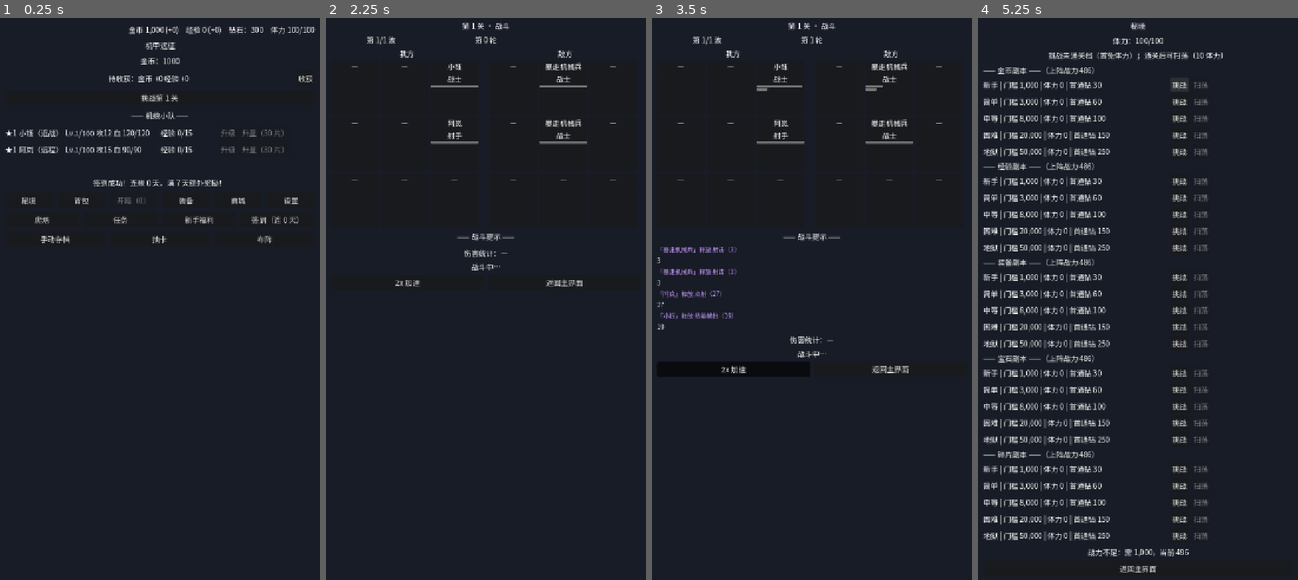
Above: before the commit, frames 1-4 (left to right).
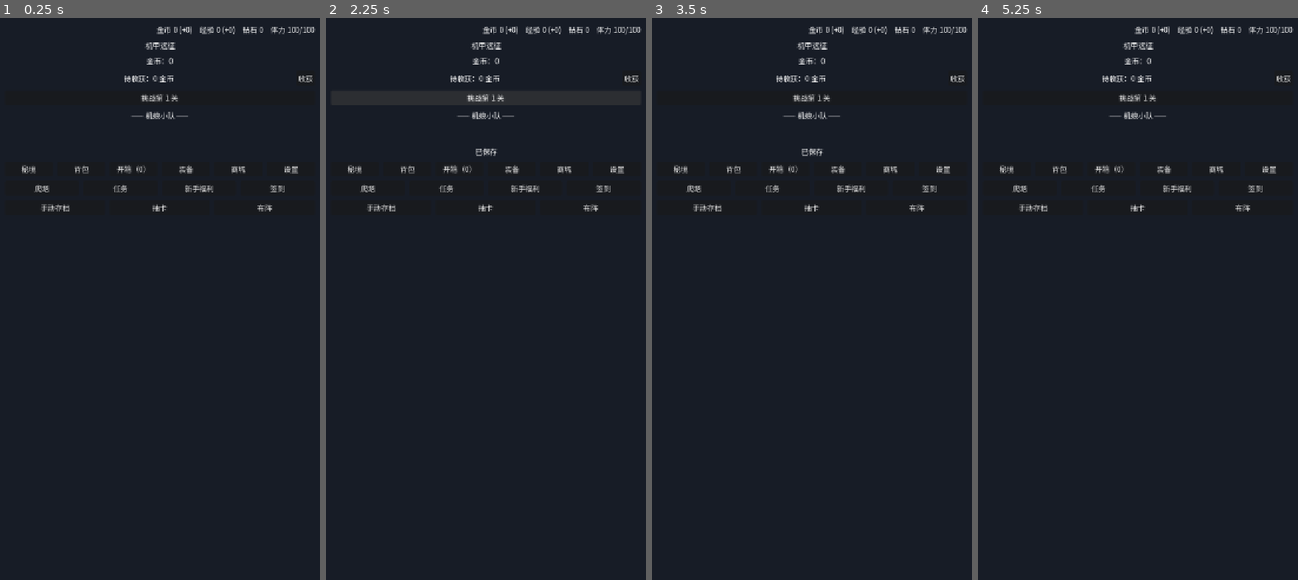
Above: after the commit, the same moments.

Repository: yingqianwang187-wq/jijiayuanzheng
Game: Godot game, scene res://scenes/Main.tscn
The game is run twice, just before and just after one commit, with the same random seed, the same clock (stepped at 60 frames per second) and the same inputs.
Inputs (mouse positions are in pixels of both pictures, inside the frame that each line leads up to):
- Up to frame 1 (0.25 s): no input
- Up to frame 2 (2.25 s): click "手动存档" at 0.5 s; click "收获" at 1.25 s; click "挑战第 1 关" at 2 s
- Up to frame 3 (3.5 s): click (735, 282) at 2.75 s, where only the run before the commit has a clickable "2x 加速"
- Up to frame 4 (5.25 s): click (1214, 366) at 3.5 s, where only the run before the commit has a clickable "返回主界面"; click "秘境" at 4.25 s; click (1179, 85) at 5 s, where only the run before the commit has a clickable "挑战"

The runs differ from the first frame. In frame 1, 3.2% of the frame differs, in the area x 1-94%, y 1-41%; in frame 2, 2.9%; in frame 3, 3.6%; in frame 4, 13%, in the area x 1-99%, y 0-99%.
Error after the commit: Parse Error: There is already a variable named "equipped_data" declared in this scope. (res://scripts/game.gd:362)

Commit message:
v0.17 B 复核项裁决（成就10关不可达预期/称号好感数值待确认/total_summon_count 契约对齐）

Diff:
--- a/scripts/data.gd
+++ b/scripts/data.gd
@@ -470,6 +470,56 @@
 }
 
 # ------------------------------------------------------------------
+# 图鉴收集奖励（设计文档 §10.4，v0.17：集齐 10/20/30 位领档位奖励）
+# ------------------------------------------------------------------
+const COLLECTION_REWARDS := {
+	10: [ { "type": "diamond", "amount": 100 }, { "type": "ticket", "amount": 1 } ],
+	20: [ { "type": "diamond", "amount": 200 }, { "type": "ticket", "amount": 2 } ],
+	30: [ { "type": "diamond", "amount": 500 }, { "type": "ticket", "amount": 5 } ],
+}
+
+# ------------------------------------------------------------------
+# 成就（设计文档 §10.13，v0.17：12 个目标型一次性奖励；自动检查、手动领奖）
+#   type: story_cleared（累计通关主线）/ summon_count（累计抽卡）/ power（上阵战力）/
+#         tower（爬塔最高层）/ collection（已收集数）
+# ------------------------------------------------------------------
+const ACHIEVEMENTS := {
+	&"first_story": { "name": "初出茅庐", "desc": "通关第 5 关", "type": "story_cleared", "target": 5, "rewards": [ { "type": "diamond", "amount": 50 } ] },
+	&"block_guardian": { "name": "街区守护者", "desc": "通关第 10 关", "type": "story_cleared", "target": 10, "rewards": [ { "type": "diamond", "amount": 100 } ] },
+	&"summon_10": { "name": "小试牛刀", "desc": "累计抽卡 10 次", "type": "summon_count", "target": 10, "rewards": [ { "type": "ticket", "amount": 1 } ] },
+	&"summon_50": { "name": "抽卡达人", "desc": "累计抽卡 50 次", "type": "summon_count", "target": 50, "rewards": [ { "type": "ticket", "amount": 3 } ] },
+	&"power_5k": { "name": "战力新星", "desc": "上阵战力达 5,000", "type": "power", "target": 5000, "rewards": [ { "type": "diamond", "amount": 100 } ] },
+	&"power_20k": { "name": "战力精英", "desc": "上阵战力达 20,000", "type": "power", "target": 20000, "rewards": [ { "type": "diamond", "amount": 200 } ] },
+	&"power_50k": { "name": "战力霸主", "desc": "上阵战力达 50,000", "type": "power", "target": 50000, "rewards": [ { "type": "ticket", "amount": 5 } ] },
+	&"tower_10": { "name": "爬塔新秀", "desc": "爬塔 10 层", "type": "tower", "target": 10, "rewards": [ { "type": "gem", "quality": "white", "amount": 1 } ] },
+	&"tower_30": { "name": "爬塔高手", "desc": "爬塔 30 层", "type": "tower", "target": 30, "rewards": [ { "type": "diamond", "amount": 150 } ] },
+	&"tower_60": { "name": "爬塔传说", "desc": "爬塔 60 层", "type": "tower", "target": 60, "rewards": [ { "type": "ticket", "amount": 3 } ] },
+	&"collect_10": { "name": "收藏家", "desc": "集齐 10 位机娘", "type": "collection", "target": 10, "rewards": [ { "type": "ticket", "amount": 2 } ] },
+	&"collect_30": { "name": "全图鉴", "desc": "集齐 30 位机娘", "type": "collection", "target": 30, "rewards": [ { "type": "ticket", "amount": 5 }, { "type": "gem", "quality": "white", "amount": 1 } ] },
+}
+
+# ------------------------------------------------------------------
+# 称号（设计文档 §10.6 X4，v0.17；列表与属性为推荐值【待确认】）
+#   condition.type: story_cleared / tower / dungeon（通关某档秘境）/ collection
+#   bonus.scope: "team"（全队）/ "self"（佩戴者；本轮统一全队生效）
+# ------------------------------------------------------------------
+const TITLES := {
+	&"first_story_title": { "name": "街区先锋", "desc": "通关第 1 章（5 关）", "condition": { "type": "story_cleared", "target": 5 }, "bonus": { "stat": "atk_pct", "value": 0.02, "scope": "team" } },
+	&"tower_title": { "name": "爬塔新星", "desc": "爬塔 10 层", "condition": { "type": "tower", "target": 10 }, "bonus": { "stat": "atk_pct", "value": 0.03, "scope": "self" } },
+	&"dungeon_title": { "name": "秘境达人", "desc": "通关任意地狱档秘境", "condition": { "type": "dungeon", "target": 4 }, "bonus": { "stat": "def_pct", "value": 0.03, "scope": "self" } },
+	&"collect_title": { "name": "收藏家", "desc": "集齐 10 位机娘", "condition": { "type": "collection", "target": 10 }, "bonus": { "stat": "hp_pct", "value": 0.05, "scope": "self" } },
+}
+
+# ------------------------------------------------------------------
+# 好感度（设计文档 §10.6 X5，v0.17；数值为推荐值【待确认】）
+# ------------------------------------------------------------------
+const AFFINITY_MAX := 100                     # 好感上限 100
+const AFFINITY_GIFT_GOLD_COST := 200          # 送礼消耗金币
+const AFFINITY_GIFT_VALUE := 5                # 单次送礼 +5
+const AFFINITY_BATTLE_GAIN := 1               # 出战胜利 +1
+const AFFINITY_MAX_BONUS_ATK := 0.05          # 满级：该机娘攻击 +5%
+
+# ------------------------------------------------------------------
 # 抽卡 / 召唤系统（设计文档 §4 / 附录 B，阶段 1）
 # ------------------------------------------------------------------
 const SUMMON_COST_SINGLE := 300
--- a/scripts/game.gd
+++ b/scripts/game.gd
@@ -81,6 +81,14 @@
 var task_weekly: Dictionary = { "progress": {}, "claimed": [] }   # 每周任务（每周一重置）
 var novice_progress: Dictionary = {}              # 新手 7 日进度 {day: {task_id: count}}
 var novice_claimed: Array = []                    # 已领新手奖励的天 [day]
+
+## v0.17：图鉴 / 成就 / 称号 / 好感
+var collection_rewards_claimed: Array = []        # 已领图鉴档位 [10/20/30]
+var achievements_claimed: Array = []              # 已领成就 [StringName id]
+var titles_unlocked: Array = []                   # 已解锁称号 [StringName id]
+var title_equipped: StringName = &""              # 当前佩戴称号（空 = 未佩戴）
+var affinity: Dictionary = {}                     # 好感 {mech_id: int 0~100}
+var _total_summon_count: int = 0                  # 累计抽卡次数（成就 progress 用；入档）
 
 ## 当前战斗状态（非战斗时 active = false）
 var battle: Dictionary = {
@@ -328,6 +336,42 @@
 			var d := int(day)
 			if d >= 1 and d <= 7:
 				novice_claimed.append(d)
+	# —— v0.17：图鉴 / 成就 / 称号 / 好感 ——
+	collection_rewards_claimed = []
+	var col_claimed_data: Variant = data.get("collection_rewards_claimed", [])
+	if col_claimed_data is Array:
+		for t in col_claimed_data:
+			var tier := int(t)
+			if Data.COLLECTION_REWARDS.has(tier):
+				collection_rewards_claimed.append(tier)
+	achievements_claimed = []
+	var ach_claimed_data: Variant = data.get("achievements_claimed", [])
+	if ach_claimed_data is Array:
+		for a in ach_claimed_data:
+			var aid := StringName(str(a))
+			if Data.ACHIEVEMENTS.has(aid):
+				achievements_claimed.append(aid)
+	titles_unlocked = []
+	var titles_data: Variant = data.get("titles_unlocked", [])
+	if titles_data is Array:
+		for t2 in titles_data:
+			var tid := StringName(str(t2))
+			if Data.TITLES.has(tid):
+				titles_unlocked.append(tid)
+	title_equipped = &""
+	var equipped_data: Variant = data.get("title_equipped", "")
+	if StringName(str(equipped_data)) != &"" and Data.TITLES.has(StringName(str(equipped_data))):
+		title_equipped = StringName(str(equipped_data))
+	affinity.clear()
+	var affinity_data: Variant = data.get("affinity", {})
+	if affinity_data is Dictionary:
+		for mech_id in affinity_data:
+			if Data.MECH_GIRLS.has(StringName(str(mech_id))):
+				affinity[StringName(str(mech_id))] = clampi(int(affinity_data[mech_id]), 0, Data.AFFINITY_MAX)
+	_total_summon_count = maxi(int(data.get("total_summon_count", 0)), 0)
+	# 成就 / 称号自动检查（新档启动时同步状态）
+	_check_achievements()
+	_check_titles()
 	# 商城跨日刷新（清已购）
 	_check_shop_refresh()
 	# 每日重置（跨日清体力购买/爬塔日限/每日任务/签到断签；每周一清周任务）+ 离线体力恢复结算
@@ -380,6 +424,10 @@
 	Contract.sign_changed.emit(sign_days)
 	Contract.task_changed.emit(task_daily, task_weekly)
 	Contract.novice_changed.emit(_current_novice_day(), novice_progress, novice_claimed)
+	# v0.17：图鉴 / 成就 / 称号 / 好感
+	Contract.collection_changed.emit(_collection_count())
+	Contract.achievement_changed.emit(_achievement_list())
+	Contract.title_changed.emit(titles_unlocked, title_equipped)
 
 ## 由 Data 基础值 + 当前等级 + 星级 + 装备计算机娘完整属性（hp 为满血）
 ## 星级加成（v0.10）：每星基础属性 ×(1 + STAR_STAT_GAIN)^(star-1)
@@ -396,13 +444,18 @@
 	var base_def: float = float(int(cfg.base_def) + (level - 1) * int(g.def)) * star_mult
 	var base_spd: float = float(int(cfg.base_spd) + spd_gain) * star_mult
 	var es := _mech_equip_stats(mech_id)
+	var title_bonus := _equipped_title_bonus()
+	# 好感满级加成（攻击 +5%）+ 称号属性（百分比，全队生效；v0.17）
+	var atk_mult: float = 1.0 + float(es.atk_pct) + float(title_bonus.atk_pct) + _affinity_bonus_atk(mech_id)
+	var hp_mult: float = 1.0 + float(es.hp_pct) + float(title_bonus.hp_pct)
+	var def_mult: float = 1.0 + float(es.def_pct) + float(title_bonus.def_pct)
 	return {
 		"level": level,
 		"star": star,
-		"hp": int(round(base_hp * (1.0 + float(es.hp_pct)) + float(es.hp))),
-		"atk": int(round(base_atk * (1.0 + float(es.atk_pct)) + float(es.atk))),
-		"def": int(round(base_def * (1.0 + float(es.def_pct)) + float(es.def))),
-		"spd": int(round(base_spd + float(es.spd))),
+		"hp": int(round(base_hp * hp_mult + float(es.hp))),
+		"atk": int(round(base_atk * atk_mult + float(es.atk))),
+		"def": int(round(base_def * def_mult + float(es.def))),
+		"spd": int(round(base_spd + float(es.spd) + float(title_bonus.spd))),
 		"crit_rate": float(es.crit_rate),
 		"crit_dmg": float(es.crit_dmg),
 		"dodge": float(es.dodge),
@@ -1360,6 +1413,10 @@
 	_bump_task("daily", &"story_levels")
 	_bump_task("weekly", &"story_total")
 	_bump_novice(&"story_count")
+	# v0.17：出战胜利好感 +1 + 成就/称号自动检查
+	_gain_battle_affinity()
+	_check_achievements()
+	_check_titles()
 	Contract.battle_star.emit(star)
 	Contract.level_cleared.emit(level, first_clear)
 	Save.save_game()
@@ -1433,6 +1490,7 @@
 		Contract.mech_exp_updated.emit(mid, new_exp, _upgrade_exp_cost(mid, int(mech_levels.get(mid, 1))))
 	Contract.dungeon_reward.emit(kind, tier, rewards)
 	# last_clear 仅供主线通关显示（主界面"上次通关"），秘境反馈已走 dungeon_reward 信号，不写 last_clear
+	_gain_battle_affinity()  # v0.17：出战胜利好感 +1
 	Save.save_game()
 
 ## 失败：发 battle_failed → 停止战斗，可重试
@@ -1562,6 +1620,8 @@
 	var first_ten_pity: bool = (pool == &"novice" and times == 10 and not novice_first_ten_done)
 	if first_ten_pity:
 		novice_first_ten_done = true
+	# 累计抽卡次数（成就 progress 用，v0.17）
+	_total_summon_count += times
 	# 1. 生成原始结果 id 列表（含 SSR 80 保底 / 首十连保底）
 	var raw_ids: Array = []
 	for i in times:
@@ -1585,6 +1645,8 @@
 	_bump_task("daily", &"summon")
 	_bump_task("weekly", &"summon_total")
 	_bump_novice(&"summon_count")
+	# v0.17：抽卡成就自动检查
+	_check_achievements()
 	Save.save_game()
 
 ## 单抽内部：SSR 80 保底累计 + 按概率抽一个机娘（契约 §3.8）
@@ -1647,6 +1709,10 @@
 		mech_exp[mech_id] = 0
 		mech_stars[mech_id] = 1
 		entry["is_new"] = true
+		# v0.17：新机娘入图鉴（collection_changed）+ 成就/称号自动检查
+		Contract.collection_changed.emit(_collection_count())
+		_check_achievements()
+		_check_titles()
 	return entry
 
 ## ---------------------------------------------------------------
@@ -2657,6 +2723,10 @@
 	_bump_task("daily", &"tower")
 	_bump_task("weekly", &"tower_total")
 	_bump_novice(&"tower_count")
+	# v0.17：出战胜利好感 +1 + 成就/称号自动检查
+	_gain_battle_affinity()
+	_check_achievements()
+	_check_titles()
 	Contract.tower_changed.emit(tower_highest, tower_daily_count)
 	Save.save_game()
 
@@ -2818,6 +2888,171 @@
 				changed = true
 	if changed:
 		Contract.novice_changed.emit(_current_novice_day(), novice_progress, novice_claimed)
+	# v0.17：战力变化 → 成就/称号自动检查
+	_check_achievements()
+	_check_titles()
+
+## ================================================================
+## v0.17：图鉴（契约 §3.14 / 设计文档 §10.4）
+## ================================================================
+## 已收集机娘数（owned 中 Data 存在数）
+func _collection_count() -> int:
+	return owned_mechs.size()
+
+## 只读：图鉴信息（契约 §3.6 入口，v0.17）
+func get_collection_info() -> Dictionary:
+	return { "count": _collection_count(), "total": Data.MECH_GIRLS.size(), "claimed": collection_rewards_claimed }
+
+## 领取图鉴档位奖励（契约 §3.6 入口，v0.17）：集齐 10/20/30 位
+func claim_collection_reward(tier: int) -> void:
+	if not Data.COLLECTION_REWARDS.has(tier) or collection_rewards_claimed.has(tier):
+		return
+	if _collection_count() < tier:
+		return
+	for reward in Data.COLLECTION_REWARDS[tier]:
+		_grant_task_reward(reward)
+	collection_rewards_claimed.append(tier)
+	Contract.collection_changed.emit(_collection_count())
+	Save.save_game()
+
+## ================================================================
+## v0.17：成就（契约 §3.14 / 设计文档 §10.13，12 个）
+## ================================================================
+## 成就当前进度（type: story_cleared / summon_count / power / tower / collection）
+func _achievement_progress(type: String) -> int:
+	match type:
+		"story_cleared":
+			return cleared_levels.size()
+		"summon_count":
+			return _total_summon_count
+		"power":
+			return _team_power()
+		"tower":
+			return tower_highest
+		"collection":
+			return _collection_count()
+	return 0
+
+## 成就列表（含 progress / done / claimed，供 UI 与信号）
+func _achievement_list() -> Array:
+	var result: Array = []
+	for aid in Data.ACHIEVEMENTS:
+		var cfg: Dictionary = Data.ACHIEVEMENTS[aid]
+		var progress: int = _achievement_progress(str(cfg.type))
+		result.append({
+			"id": aid,
+			"name": str(cfg.name),
+			"desc": str(cfg.desc),
+			"progress": progress,
+			"target": int(cfg.target),
+			"done": progress >= int(cfg.target),
+			"claimed": achievements_claimed.has(aid),
+		})
+	return result
+
+## 成就自动检查（动作处调用；达成状态即时可算，此函数用于刷新 UI 状态）
+func _check_achievements() -> void:
+	Contract.achievement_changed.emit(_achievement_list())
+
+## 只读：成就信息（契约 §3.6 入口，v0.17）
+func get_achievement_info() -> Array:
+	return _achievement_list()
+
+## 领取成就奖励（契约 §3.6 入口，v0.17）：达成且未领
+func claim_achievement(id: StringName) -> void:
+	if not Data.ACHIEVEMENTS.has(id) or achievements_claimed.has(id):
+		return
+	var cfg: Dictionary = Data.ACHIEVEMENTS[id]
+	if _achievement_progress(str(cfg.type)) < int(cfg.target):
+		return
+	for reward in cfg.rewards:
+		_grant_task_reward(reward)
+	achievements_claimed.append(id)
+	Contract.achievement_changed.emit(_achievement_list())
+	Save.save_game()
+
+## ================================================================
+## v0.17：称号（契约 §3.14 / 设计文档 §10.6 X4）
+## ================================================================
+## 称号解锁自动检查（动作处调用；新解锁发 title_changed）
+func _check_titles() -> void:
+	var changed := false
+	for tid in Data.TITLES:
+		var cond: Dictionary = Data.TITLES[tid].condition
+		var progress: int = _achievement_progress(str(cond.type))
+		if progress >= int(cond.target) and not titles_unlocked.has(tid):
+			titles_unlocked.append(tid)
+			changed = true
+	if changed:
+		Contract.title_changed.emit(titles_unlocked, title_equipped)
+
+## 只读：称号信息（契约 §3.6 入口，v0.17）
+func get_title_info() -> Dictionary:
+	return { "unlocked": titles_unlocked, "equipped": title_equipped }
+
+## 佩戴/卸下称号（契约 §3.6 入口，v0.17）：id 传空串卸下；解锁且未佩戴才可佩戴
+func equip_title(id: StringName) -> void:
+	if id != &"" and not titles_unlocked.has(id):
+		return
+	title_equipped = id
+	Contract.title_changed.emit(titles_unlocked, title_equipped)
+	# 称号属性变化：全队机娘属性变化通知
+	for mech_id in _owned_mech_ids():
+		_emit_mech_after_equip(mech_id)
+	Save.save_game()
+
+## 已佩戴称号的属性加成（本轮统一全队生效；scope 字段预留）
+func _equipped_title_bonus() -> Dictionary:
+	var total := { "atk_pct": 0.0, "hp_pct": 0.0, "def_pct": 0.0, "spd": 0.0 }
+	if title_equipped == &"" or not Data.TITLES.has(title_equipped):
+		return total
+	var bonus: Dictionary = Data.TITLES[title_equipped].bonus
+	var stat: String = str(bonus.stat)
+	var value: float = float(bonus.value)
+	if total.has(stat):
+		total[stat] = value
+	return total
+
+## ================================================================
+## v0.17：好感（契约 §3.14 / 设计文档 §10.6 X5）
+## ================================================================
+## 只读：好感信息（契约 §3.6 入口，v0.17）
+func get_affinity_info() -> Dictionary:
+	return { "affinity": affinity, "max": Data.AFFINITY_MAX }
+
+## 送礼（契约 §3.6 入口，v0.17）：消耗金币 → 好感 +N（上限 100）
+func give_gift(mech_id: StringName) -> void:
+	if not Data.MECH_GIRLS.has(mech_id) or not owned_mechs.has(mech_id):
+		return
+	if gold < Data.AFFINITY_GIFT_GOLD_COST:
+		return
+	var value: int = int(affinity.get(mech_id, 0))
+	if value >= Data.AFFINITY_MAX:
+		return
+	gold -= Data.AFFINITY_GIFT_GOLD_COST
+	value = mini(value + Data.AFFINITY_GIFT_VALUE, Data.AFFINITY_MAX)
+	affinity[mech_id] = value
+	Contract.gold_changed.emit(gold)
+	Contract.affinity_changed.emit(mech_id, value)
+	_emit_mech_after_equip(mech_id)
+	Save.save_game()
+
+## 出战胜利：上阵机娘好感 +1（各胜利结算处调用）
+func _gain_battle_affinity() -> void:
+	for mech_id in battle.mech_ids:
+		var mid := StringName(mech_id)
+		var value: int = int(affinity.get(mid, 0))
+		if value >= Data.AFFINITY_MAX:
+			continue
+		value = mini(value + Data.AFFINITY_BATTLE_GAIN, Data.AFFINITY_MAX)
+		affinity[mid] = value
+		Contract.affinity_changed.emit(mid, value)
+
+## 好感满级攻击加成（0~100 满级 +5%）
+func _affinity_bonus_atk(mech_id: StringName) -> float:
+	if int(affinity.get(mech_id, 0)) >= Data.AFFINITY_MAX:
+		return Data.AFFINITY_MAX_BONUS_ATK
+	return 0.0
 
 ## ---------------------------------------------------------------
 ## 只读快照（供 Save.save_game 写档；只读不改任何数值）
@@ -2887,4 +3122,11 @@
 		"task_weekly": task_weekly,
 		"novice_progress": novice_progress,
 		"novice_claimed": novice_claimed,
+		# v0.17：图鉴 / 成就 / 称号 / 好感
+		"collection_rewards_claimed": collection_rewards_claimed,
+		"achievements_claimed": achievements_claimed,
+		"titles_unlocked": titles_unlocked,
+		"title_equipped": title_equipped,
+		"affinity": affinity,
+		"total_summon_count": _total_summon_count,
 	}
--- a/scripts/save.gd
+++ b/scripts/save.gd
@@ -76,7 +76,41 @@
 		"task_weekly": { "progress": {}, "claimed": [] },
 		"novice_progress": {},
 		"novice_claimed": [],
+		# v0.17：图鉴 / 成就 / 称号 / 好感（默认空）+ 抽卡累计（成就用）
+		"collection_rewards_claimed": [],
+		"achievements_claimed": [],
+		"titles_unlocked": [],
+		"title_equipped": "",
+		"affinity": {},
+		"total_summon_count": maxi(int(snapshot.get("total_summon_count", 0)), 0),
 	}
+	# v0.17：字符串键数组（collection/achievement/title id）与好感映射
+	var collection_claimed_src: Variant = snapshot.get("collection_rewards_claimed", [])
+	if collection_claimed_src is Array:
+		for t in collection_claimed_src:
+			var tier := int(t)
+			if Data.COLLECTION_REWARDS.has(tier):
+				save_dict["collection_rewards_claimed"].append(tier)
+	var achievements_claimed_src: Variant = snapshot.get("achievements_claimed", [])
+	if achievements_claimed_src is Array:
+		for a in achievements_claimed_src:
+			var aid := StringName(str(a))
+			if Data.ACHIEVEMENTS.has(aid):
+				save_dict["achievements_claimed"].append(str(aid))
+	var titles_unlocked_src: Variant = snapshot.get("titles_unlocked", [])
+	if titles_unlocked_src is Array:
+		for t2 in titles_unlocked_src:
+			var tid := StringName(str(t2))
+			if Data.TITLES.has(tid):
+				save_dict["titles_unlocked"].append(str(tid))
+	if snapshot.get("title_equipped", "") != "":
+		var equipped_id := StringName(str(snapshot.get("title_equipped", "")))
+		if Data.TITLES.has(equipped_id):
+			save_dict["title_equipped"] = str(equipped_id)
+	var affinity_src: Dictionary = snapshot.get("affinity", {})
+	for mech_id in affinity_src:
+		if Data.MECH_GIRLS.has(StringName(str(mech_id))):
+			save_dict["affinity"][str(mech_id)] = clampi(int(affinity_src[mech_id]), 0, Data.AFFINITY_MAX)
 	# 设置（白名单键 + 默认值补齐）
 	var settings_src: Dictionary = snapshot.get("settings", {})
 	for key in Data.SETTINGS_KEYS:
@@ -440,6 +474,35 @@
 			var d := int(day)
 			if d >= 1 and d <= 7:
 				result["novice_claimed"].append(d)
+	# —— v0.17：图鉴 / 成就 / 称号 / 好感 ——
+	var collection_claimed_src: Variant = parsed_dict.get("collection_rewards_claimed", [])
+	if collection_claimed_src is Array:
+		for t in collection_claimed_src:
+			var tier := int(t)
+			if Data.COLLECTION_REWARDS.has(tier):
+				result["collection_rewards_claimed"].append(tier)
+	var achievements_claimed_src: Variant = parsed_dict.get("achievements_claimed", [])
+	if achievements_claimed_src is Array:
+		for a in achievements_claimed_src:
+			var aid := StringName(str(a))
+			if Data.ACHIEVEMENTS.has(aid):
+				result["achievements_claimed"].append(StringName(aid))
+	var titles_unlocked_src: Variant = parsed_dict.get("titles_unlocked", [])
+	if titles_unlocked_src is Array:
+		for t2 in titles_unlocked_src:
+			var tid := StringName(str(t2))
+			if Data.TITLES.has(tid):
+				result["titles_unlocked"].append(StringName(tid))
+	var title_equipped: Variant = parsed_dict.get("title_equipped", "")
+	if StringName(str(title_equipped)) != &"" and Data.TITLES.has(StringName(str(title_equipped))):
+		result["title_equipped"] = StringName(str(title_equipped))
+	var affinity_src: Variant = parsed_dict.get("affinity", {})
+	if affinity_src is Dictionary:
+		for mech_id in affinity_src:
+			if Data.MECH_GIRLS.has(StringName(str(mech_id))):
+				result["affinity"][StringName(str(mech_id))] = clampi(int(affinity_src[mech_id]), 0, Data.AFFINITY_MAX)
+	if parsed_dict.has("total_summon_count"):
+		result["total_summon_count"] = maxi(int(parsed_dict["total_summon_count"]), 0)
 	return result
 
 ## 反序列化任务存储（progress 只认任务表 key；claimed 只认该任务表档位）
@@ -530,4 +593,11 @@
 		"task_weekly": { "progress": {}, "claimed": [] },
 		"novice_progress": {},
 		"novice_claimed": [],
+		# v0.17：图鉴 / 成就 / 称号 / 好感（默认空）+ 抽卡累计
+		"collection_rewards_claimed": [],
+		"achievements_claimed": [],
+		"titles_unlocked": [],
+		"title_equipped": "",
+		"affinity": {},
+		"total_summon_count": 0,
 	}
Not shown, changed: docs/变更单.md
Not shown, changed: docs/契约.md
